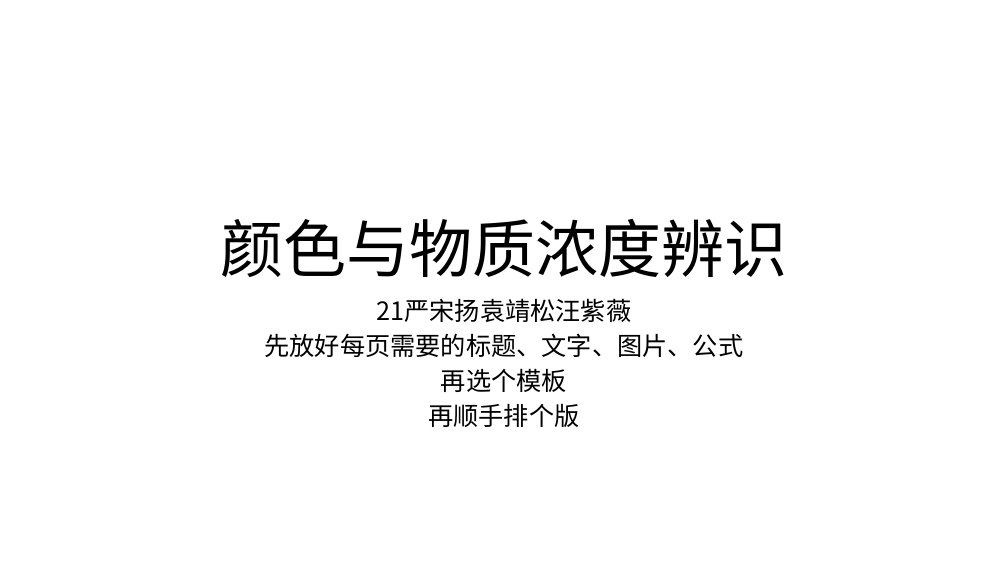
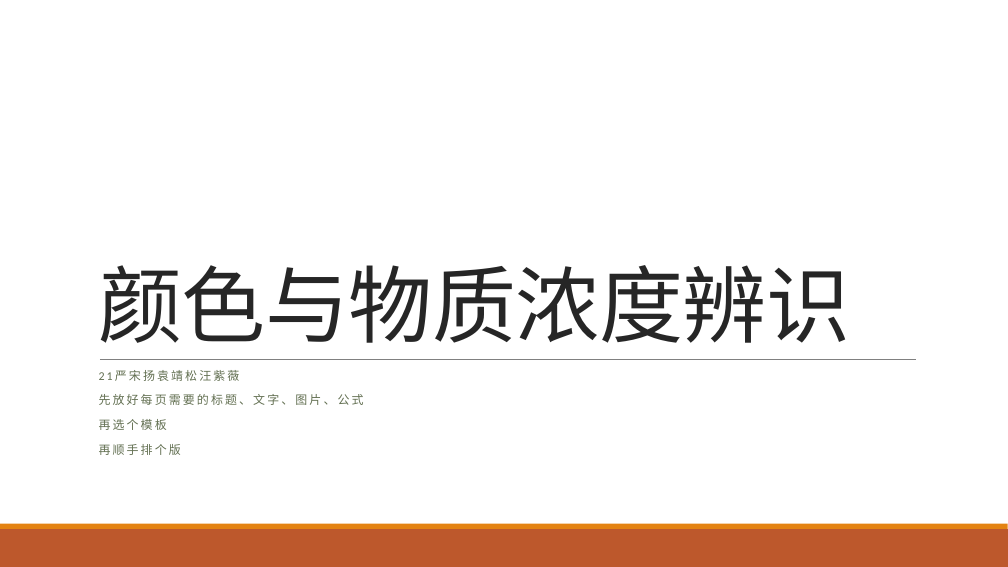
Before and after one commit to yuanjingsong/MCM_Homework, a slide deck: slide 1 of PreG21.pptx. Drawn at 1008x567 pixels with LibreOffice and Linux fonts; fonts in the diff are those of the drawing. Boxes give left, top, right and bottom in pixels: in the first picture for what was removed or moved away, otherwise in the second. Text is boxed around its words. In the diff, an @@ line names an element or a change of style, - is before the commit and + after.

Commit message:
add theme and part of Q2

```diff
--- a/PreG21.pptx
+++ b/PreG21.pptx
@@ title "颜色与物质浓度辨识": place and size @@
-title "颜色与物质浓度辨识" at [220, 219, 787, 277]
+title "颜色与物质浓度辨识" at [98, 265, 850, 343]
@@ title "颜色与物质浓度辨识" at [98, 265, 850, 343]: size 60 to 80 pt, font Noto Sans CJK SC to Calibri, text colour #000000 to #262626, letter spacing 0 to -0.5 pt; alignment centre to left; line spacing 0.9 to 0.85 @@
@@ line added from (100, 359) to (917, 359), #808080 0.5 pt @@
@@ subtitle "21严宋扬袁靖松汪紫薇": place and size @@
-subtitle "21严宋扬袁靖松汪紫薇" at [265, 298, 744, 427]
+subtitle "21严宋扬袁靖松汪紫薇" at [99, 394, 364, 455]
@@ subtitle "21严宋扬袁靖松汪紫薇" at [99, 394, 364, 455]: size 24 to 11.4 pt, font Noto Sans CJK SC to Calibri, text colour #000000 to #637052, letter spacing 0 to 2 pt; alignment centre to left; line spacing 0.8 to 0.7; more space between paragraphs @@
@@ rectangle added at [0, 529, 1008, 567], fill #BD582C @@
@@ rectangle added at [0, 524, 1008, 529], fill #E48312 @@
```
Also in this commit, not shown: 35 other slides changed, 2 slides added.
